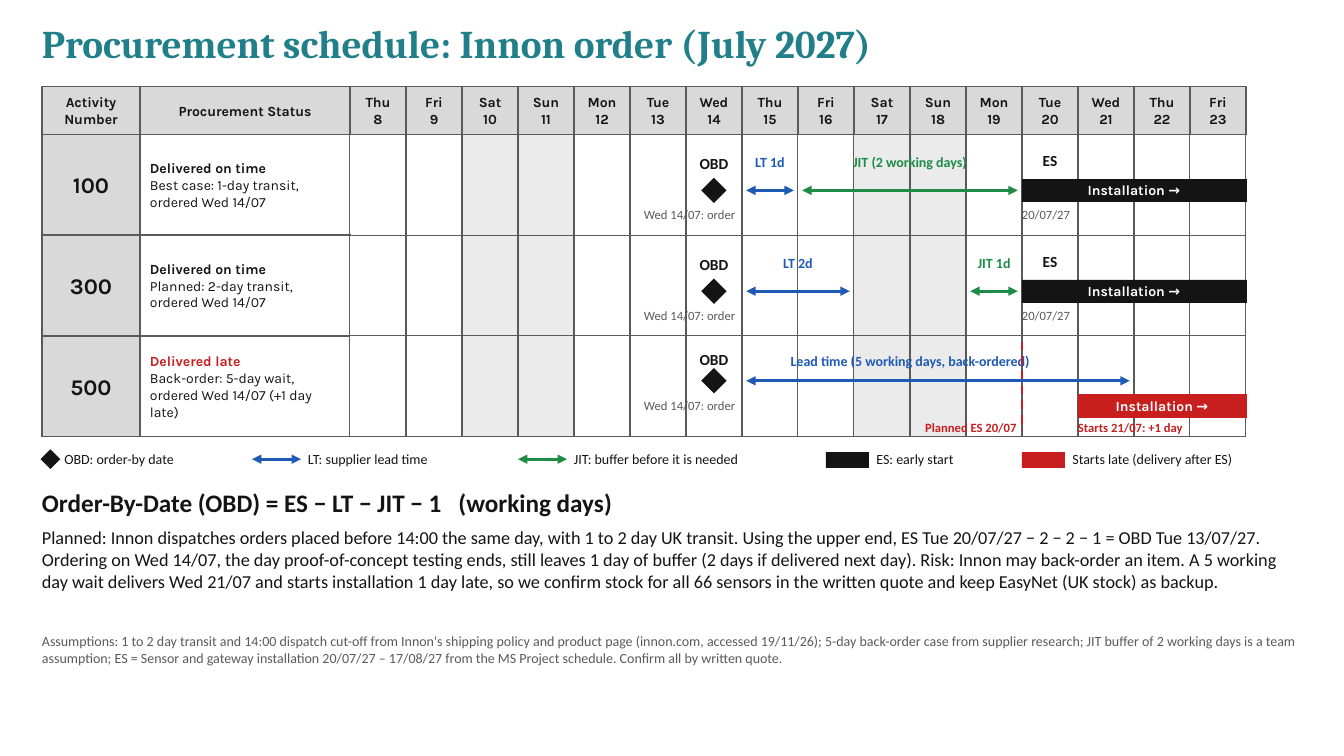
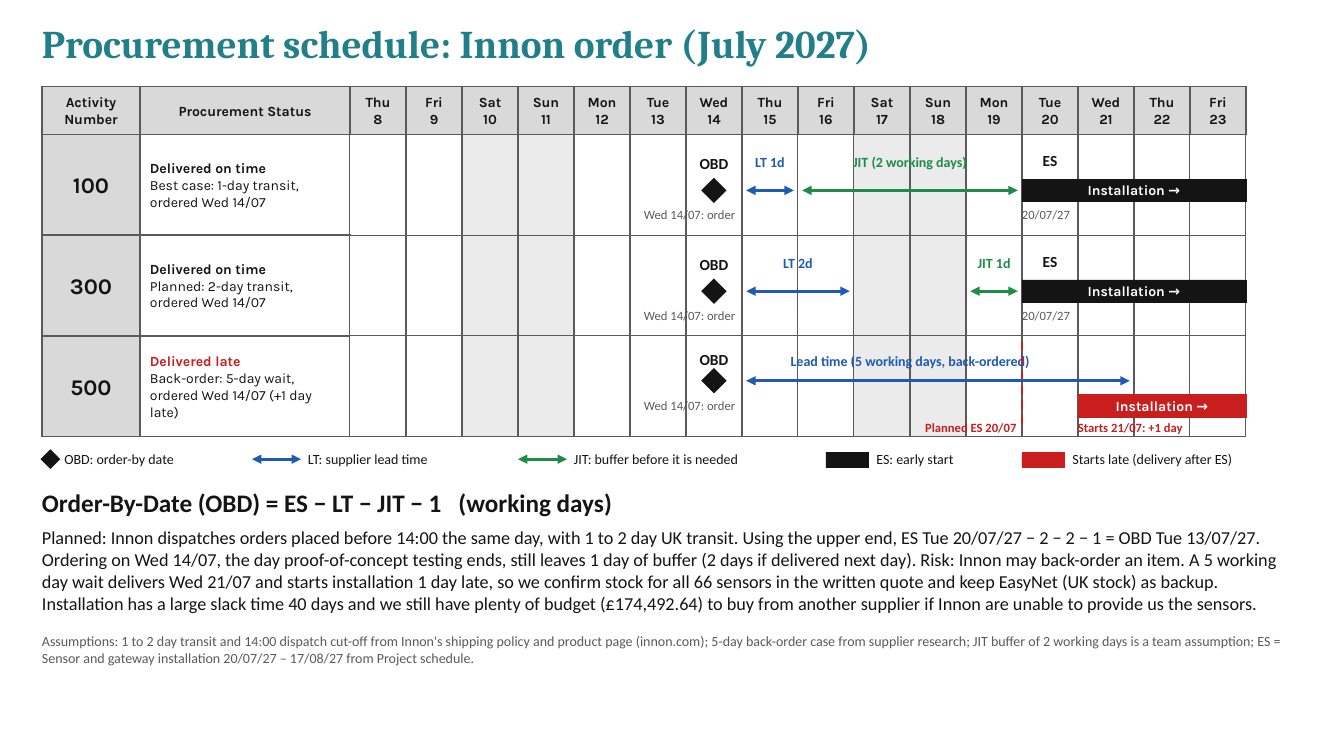
Before and after one commit to FinlaySlater/Engineering-practice-2, a slide deck: slide 2 of Project Documents/2. Resource and Cost Management/Innon supplier slides.pptx. Drawn at 1344x756 pixels with LibreOffice and Linux fonts; fonts in the diff are those of the drawing. Boxes give left, top, right and bottom in pixels: in the first picture for what was removed or moved away, otherwise in the second. Text is boxed around its words. In the diff, an @@ line names an element or a change of style, - is before the commit and + after.

```diff
--- a/Project Documents/2. Resource and Cost Management/Innon supplier slides.pptx
+++ b/Project Documents/2. Resource and Cost Management/Innon supplier slides.pptx
@@ text at box(42, 531, 1276, 613): text changed @@
-Planned: Innon dispatches orders placed before 14:00 the same day, with 1 to 2 day UK transit. Using the upper end, ES Tue 20/07/27 − 2 − 2 − 1 = OBD Tue 13/07/27. Ordering on Wed 14/07, the day proof-of-concept testing ends, still leaves 1 day of buffer (2 days if delivered next day). Risk: Innon may back-order an item. A 5 working day wait delivers Wed 21/07 and starts installation 1 day late, so we confirm stock for all 66 sensors in the written quote and keep EasyNet (UK stock) as backup.
+Planned: Innon dispatches orders placed before 14:00 the same day, with 1 to 2 day UK transit. Using the upper end, ES Tue 20/07/27 − 2 − 2 − 1 = OBD Tue 13/07/27. Ordering on Wed 14/07, the day proof-of-concept testing ends, still leaves 1 day of buffer (2 days if delivered next day). Risk: Innon may back-order an item. A 5 working day wait delivers Wed 21/07 and starts installation 1 day late, so we confirm stock for all 66 sensors in the written quote and keep EasyNet (UK stock) as backup. Installation has a large slack time 40 days and we still have plenty of budget (£174,492.64) to buy from another supplier if Innon are unable to provide us the sensors.
@@ text at box(42, 636, 1270, 666): text changed @@
-Assumptions: 1 to 2 day transit and 14:00 dispatch cut-off from Innon's shipping policy and product page (innon.com, accessed 19/11/26); 5-day back-order case from supplier research; JIT buffer of 2 working days is a team assumption; ES = Sensor and gateway installation 20/07/27 – 17/08/27 from the MS Project schedule. Confirm all by written quote.
+Assumptions: 1 to 2 day transit and 14:00 dispatch cut-off from Innon's shipping policy and product page (innon.com); 5-day back-order case from supplier research; JIT buffer of 2 working days is a team assumption; ES = Sensor and gateway installation 20/07/27 – 17/08/27 from Project schedule.
```
Also in this commit, not shown: 1 other slide changed, 11 other files.
